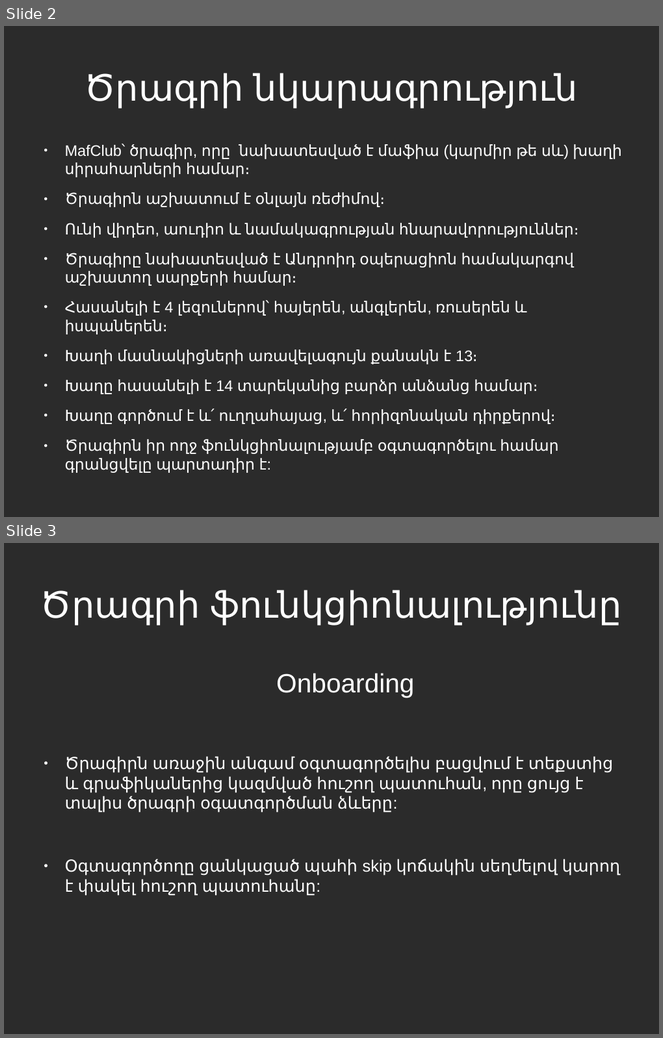
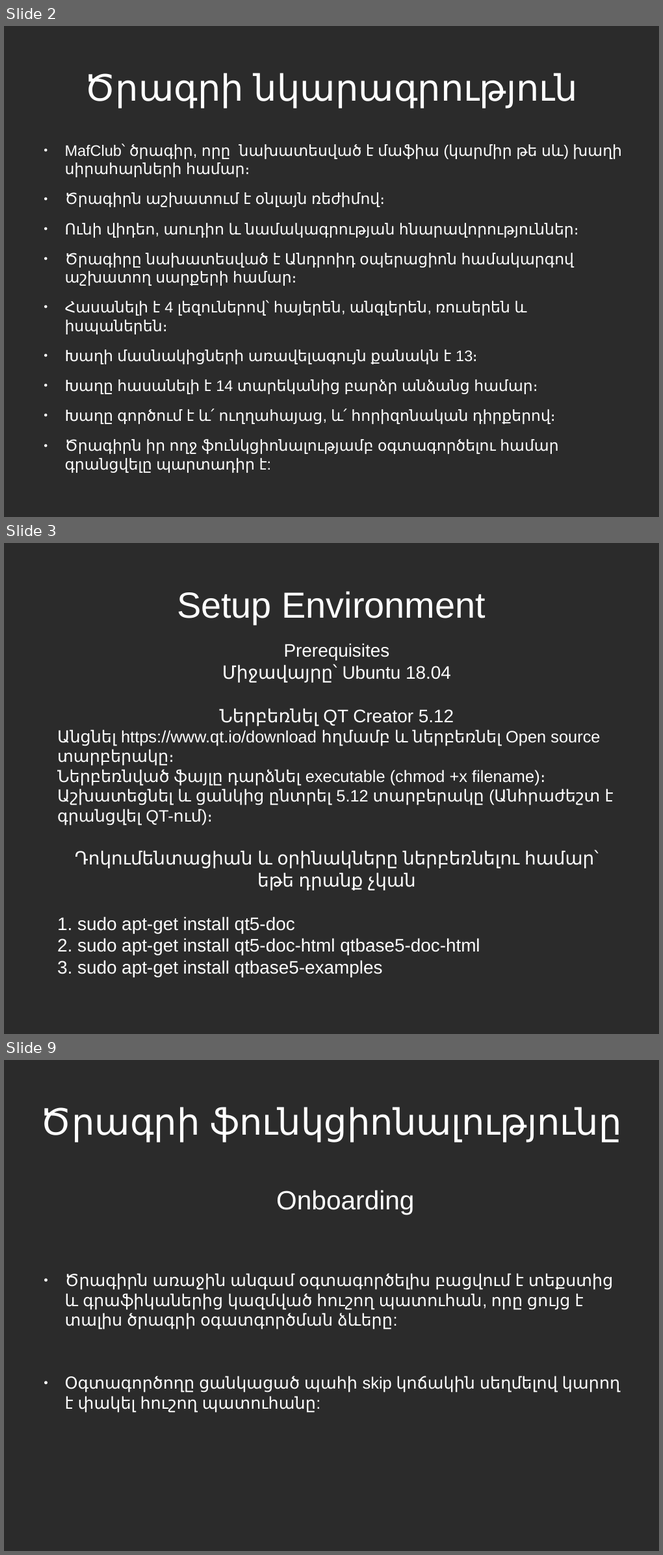
Before and after one commit to vanit-basic/instant_messenger, a slide deck: Documentation/Documentation.odp. Shown one above the other, each under a label of ours: slides 2 and 3 before the commit, slides 2, 3 and 9 after it; the slides between them are not shown. The pictures are 663x1038 and 663x1555 pixels, drawn with LibreOffice and Linux fonts; fonts in the diff are those of the drawing; background and template pictures are left out; a plain dark background stands for a picture behind light text. Boxes give left, top, right and bottom in pixels: in the first picture for what was removed or moved away, otherwise in the second. Text is boxed around its words. In the diff, an @@ line names an element or a change of style, - is before the commit and + after.

```diff
--- a/Documentation/Documentation.odp
+++ b/Documentation/Documentation.odp
@@ slide 3 added at (4, 543, 659, 1034), background picture (left out) @@
@@ title added at (177, 591, 485, 624), 44 pt, text #FFFFFF @@
+Setup Environment
@@ text added at (57, 643, 614, 977), 22 pt, text #FFFFFF @@
+Prerequisites
+Միջավայրը՝ Ubuntu 18.04
+Ներբեռնել QT Creator 5.12
+Անցնել https://www.qt.io/download հղմամբ և ներբեռնել Open source տարբերակը։
+Ներբեռնված ֆայլը դարձնել executable (chmod +x filename)։ Աշխատեցնել և ցանկից ընտրել 5.12 տարբերակը (Անհրաժեշտ է գրանցվել QT-ում)։
+Դոկումենտացիան և օրինակները ներբեռնելու համար՝ եթե դրանք չկան
+1. sudo apt-get install qt5-doc
+2. sudo apt-get install qt5-doc-html qtbase5-doc-html
+3. sudo apt-get install qtbase5-examples
@@ what was slide 3 is now slide 9 @@
```
Also in this commit, not shown: 1 slide changed, 5 other slides added, 1 other file.
